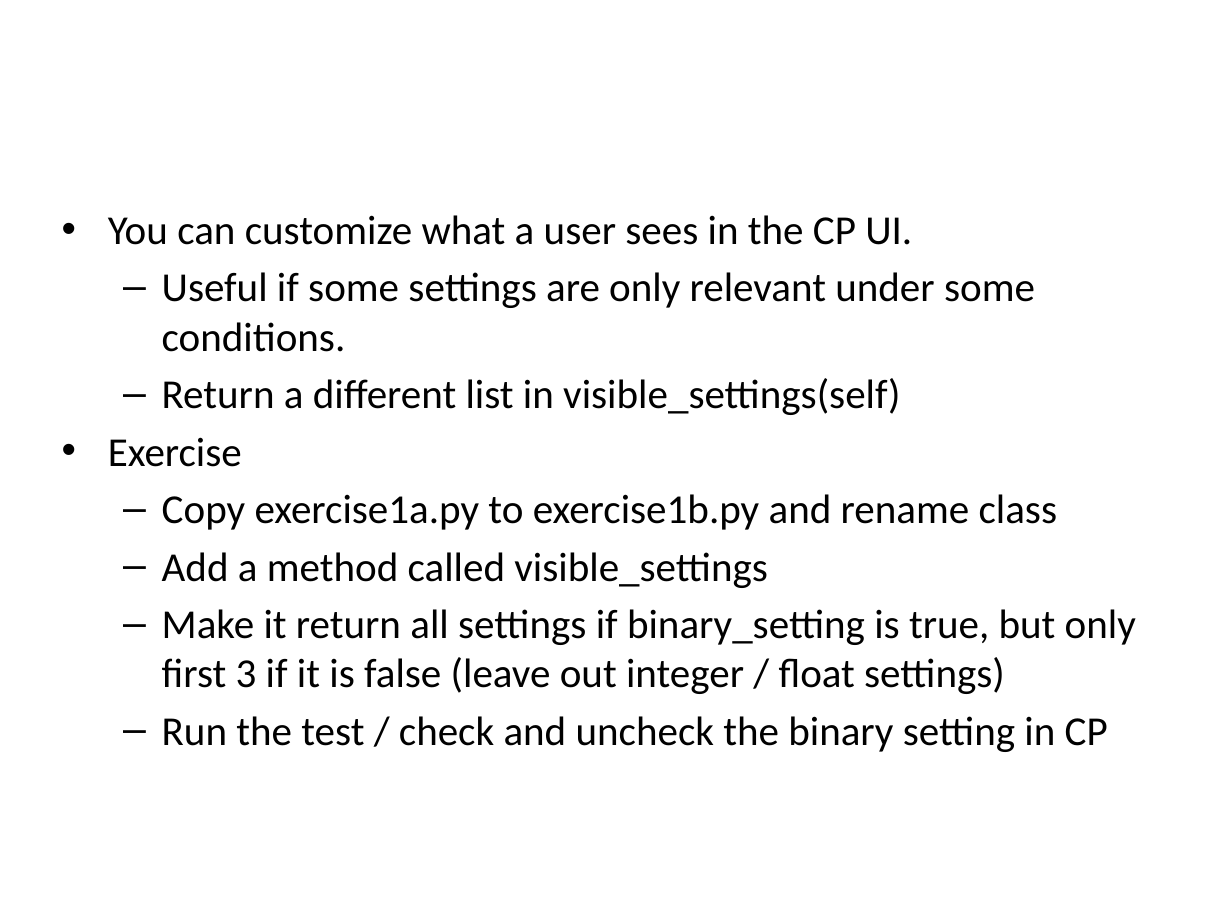
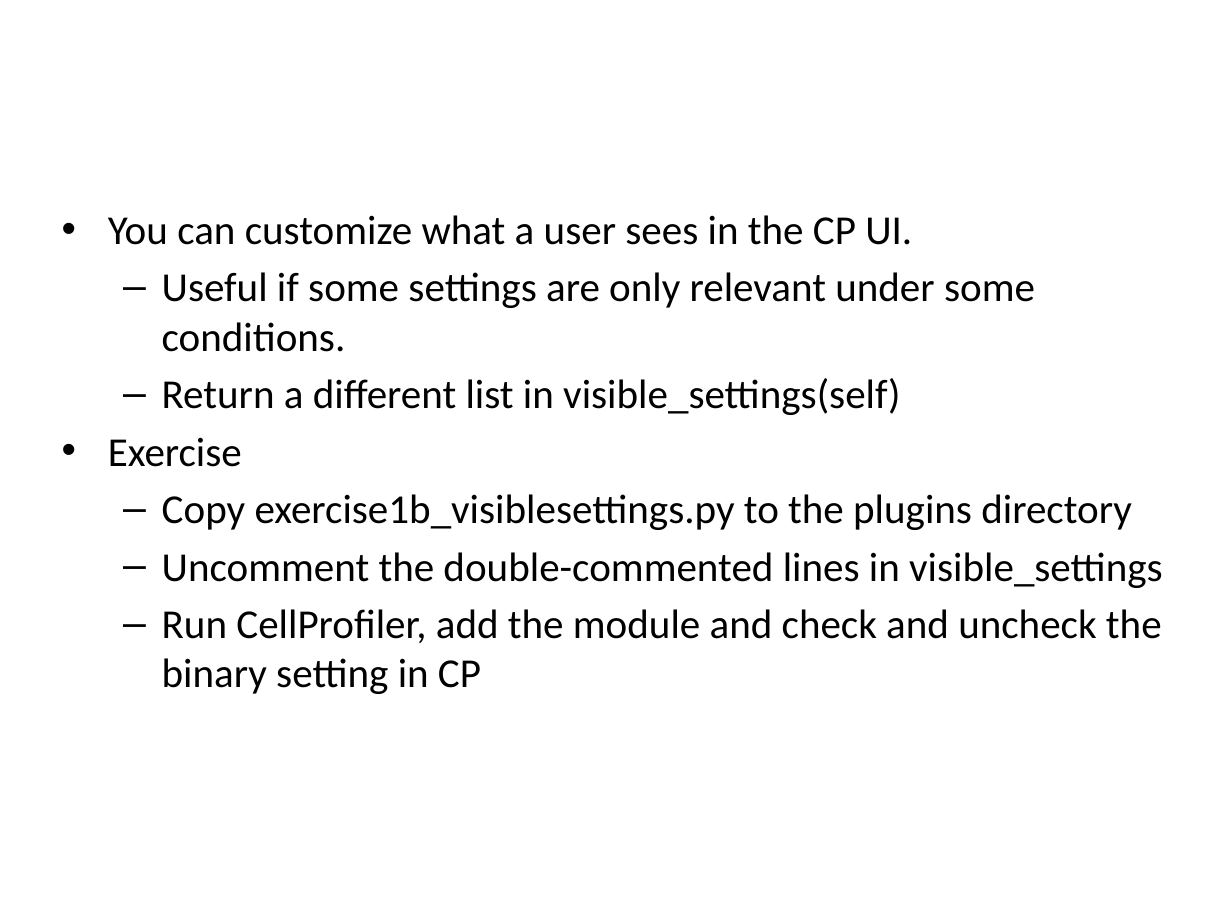
Before and after one commit to bethac07/tutorial, a slide deck: slide 19 of CellProfiler_Developer_Tutorial.pptx (slide 8 before the commit). Drawn at 1232x924 pixels with LibreOffice and Linux fonts; fonts in the diff are those of the drawing; background and template pictures are left out. Boxes give left, top, right and bottom in pixels: in the first picture for what was removed or moved away, otherwise in the second. Text is boxed around its words. In the diff, an @@ line names an element or a change of style, - is before the commit and + after.

Commit message:
Updated tutorial to add architecture session + made exercises quicker to do

```diff
--- a/CellProfiler_Developer_Tutorial.pptx
+++ b/CellProfiler_Developer_Tutorial.pptx
@@ text at (162, 494, 1163, 694): text changed @@
-  – Copy exercise1a.py to exercise1b.py and rename class
-  – Add a method called visible_settings
-  – Make it return all settings if binary_setting is true, but only first 3 if it is false (leave out integer / float settings)
-  – Run the test / check and uncheck the binary setting in CP
+  – Copy exercise1b_visiblesettings.py to the plugins directory
+  – Uncomment the double-commented lines in visible_settings
+  – Run CellProfiler, add the module and check and uncheck the binary setting in CP
```
Also in this commit, not shown: 10 other slides changed, 12 slides added, 1 slide removed.
